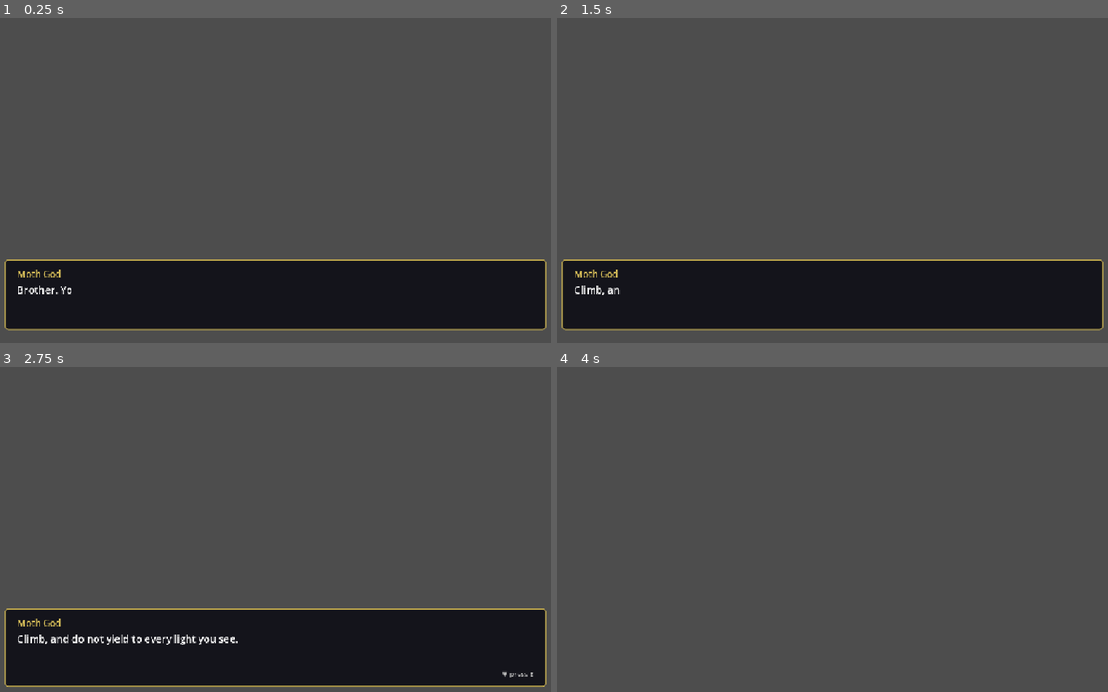
Above: before the commit, frames 1-4 (two rows, left to right).
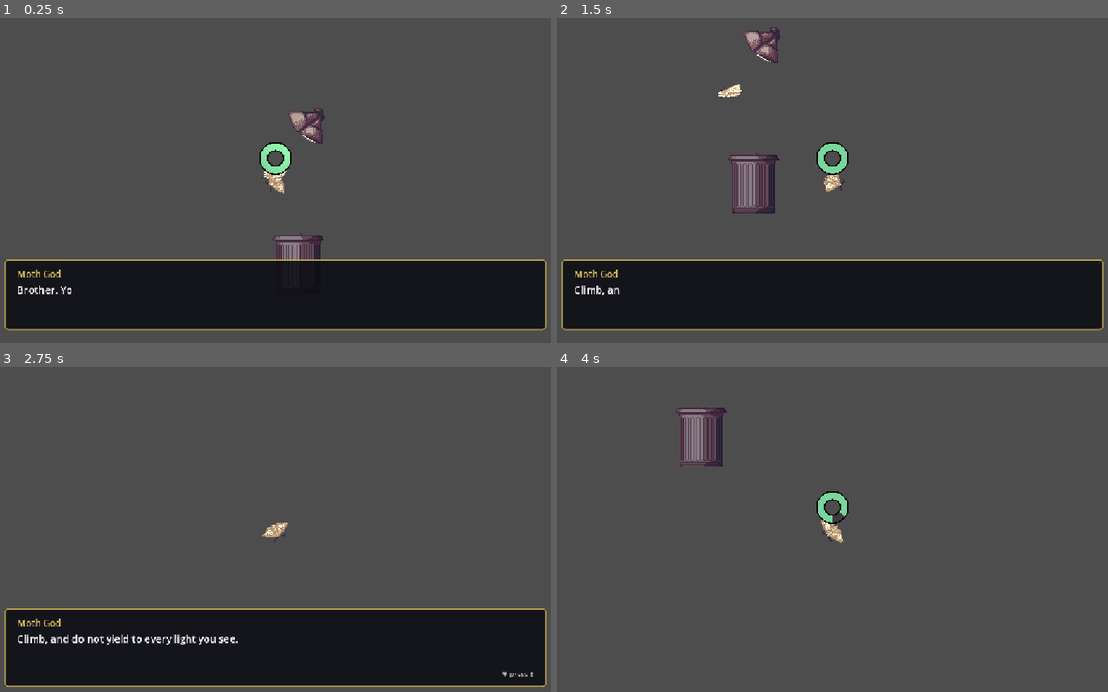
Above: after the commit, the same moments.

Repository: Vsbs14/Moth
Game: Godot game, scene res://Scenes/level.tscn
Same seed, same stepped clock (60 frames per second), same inputs: the game is played once before the commit and once after it.
Inputs:
- Up to frame 1 (0.25 s): no input
- Up to frame 2 (1.5 s): tap Enter at 0.5 s; hold D (move_right) 0.53-1.28 s; tap E (interact) at 0.6, 1.25 s; hold Down (ui_down) from 1.28 s (still down); tap Space (resist) at 1.35 s
- Up to frame 3 (2.75 s): release Down (ui_down) at 2.03 s; hold D (move_right) from 2.03 s (still down); tap Q at 2.1 s
- Up to frame 4 (4 s): tap E (interact) at 2.75, 2.85 s; release D (move_right) at 2.78 s; hold W (fly_up) 2.78-3.53 s; hold A (move_left) from 3.53 s (still down); tap Space (resist) at 3.6 s

The runs differ from the first frame. In frame 1, 1.4% of the frame differs, in the area x 47-59%, y 27-75%; in frame 2, 2.0%, in the area x 28-53%, y 2-61%; in frame 3, 0.1%; in frame 4, 1.4%.

Commit message:
Working on level design

Diff:
--- /dev/null
+++ b/moth/Lights/hangingLight.tscn
@@ -0,0 +1,35 @@
+[gd_scene format=3 uid="uid://c4d270d2p5ohw"]
+
+[ext_resource type="Script" uid="uid://qs7tnwq6f8jb" path="res://Scripts/light.gd" id="1_glnuy"]
+[ext_resource type="Texture2D" uid="uid://cs3em36ptpcsx" path="res://Assets/items_lamps_etc/various item sprites.png" id="2_drb85"]
+
+[sub_resource type="AtlasTexture" id="AtlasTexture_woe2i"]
+resource_local_to_scene = true
+atlas = ExtResource("2_drb85")
+region = Rect2(88, 64, 16, 45)
+
+[sub_resource type="AtlasTexture" id="AtlasTexture_vj8l1"]
+resource_local_to_scene = true
+atlas = ExtResource("2_drb85")
+region = Rect2(152, 64, 16, 45)
+
+[sub_resource type="AtlasTexture" id="AtlasTexture_lwe73"]
+resource_local_to_scene = true
+atlas = ExtResource("2_drb85")
+region = Rect2(152, 64, 16, 45)
+
+[sub_resource type="CircleShape2D" id="CircleShape2D_xux64"]
+radius = 24.0
+
+[node name="hangingLight" type="Area2D" unique_id=1998134927]
+scale = Vector2(2, 2)
+script = ExtResource("1_glnuy")
+lit_texture = SubResource("AtlasTexture_woe2i")
+unlit_texture = SubResource("AtlasTexture_vj8l1")
+
+[node name="Sprite2D" type="Sprite2D" parent="." unique_id=580487188]
+texture = SubResource("AtlasTexture_lwe73")
+
+[node name="CollisionShape2D" type="CollisionShape2D" parent="." unique_id=1043775034]
+position = Vector2(3, -2)
+shape = SubResource("CircleShape2D_xux64")
--- a/moth/Scenes/level.tscn
+++ b/moth/Scenes/level.tscn
@@ -1,6 +1,136 @@
 [gd_scene format=3 uid="uid://dunvdabqv1mml"]
 
 [ext_resource type="Script" uid="uid://j2ydghpc8kdx" path="res://Scripts/moth_god_intro.gd" id="1_tumq0"]
+[ext_resource type="PackedScene" uid="uid://b12me6gbxam4a" path="res://Moth/moth.tscn" id="2_k5f4k"]
+[ext_resource type="Texture2D" uid="uid://cs3em36ptpcsx" path="res://Assets/items_lamps_etc/various item sprites.png" id="3_ha31o"]
+[ext_resource type="Texture2D" uid="uid://ggy1jcejauqo" path="res://Assets/B1/B1 - Bottom.png" id="4_pa6b8"]
+[ext_resource type="Texture2D" uid="uid://chdw5stlw804e" path="res://Assets/B1/B1 - Roof Variant 2.png" id="5_crh0w"]
+[ext_resource type="Texture2D" uid="uid://c2iekcjepvklq" path="res://Assets/B1/B1 - Wall Variant 1.png" id="6_c7le1"]
+[ext_resource type="Texture2D" uid="uid://cthn7cpyhv2f7" path="res://Assets/various item sprites.png" id="6_crh0w"]
+[ext_resource type="Texture2D" uid="uid://btep244fu4ihu" path="res://Assets/B1/B1 - Wall Variant 2.png" id="7_2klc5"]
+[ext_resource type="Texture2D" uid="uid://ue4yxe76gcnp" path="res://Assets/B1/B1 - Wall Variant 3.png" id="8_nngtn"]
+[ext_resource type="Texture2D" uid="uid://q4720iisrf66" path="res://Assets/B1/B1 - Window Variant 1.png" id="9_vofx3"]
+[ext_resource type="Texture2D" uid="uid://cbik1nuq2o13l" path="res://Assets/B1/B1 - Window Variant 2.png" id="10_00k4y"]
+[ext_resource type="Texture2D" uid="uid://bphu0swwypum0" path="res://Assets/B1/B1 - Roof Variant 1.png" id="11_3a44l"]
+[ext_resource type="PackedScene" uid="uid://cgqjw725q6g8k" path="res://Lights/light.tscn" id="12_0cmrb"]
+[ext_resource type="Texture2D" uid="uid://bepckm7a7fxkn" path="res://Moth/Moth Side.png" id="13_pa6b8"]
+[ext_resource type="PackedScene" uid="uid://c4d270d2p5ohw" path="res://Lights/hangingLight.tscn" id="15_c7le1"]
+
+[sub_resource type="TileSetAtlasSource" id="TileSetAtlasSource_pnhnk"]
+resource_name = "TrashCan"
+texture = ExtResource("3_ha31o")
+8:12/size_in_atlas = Vector2i(4, 4)
+8:12/0 = 0
+
+[sub_resource type="TileSetAtlasSource" id="TileSetAtlasSource_24uko"]
+texture = ExtResource("4_pa6b8")
+0:0/size_in_atlas = Vector2i(4, 4)
+0:0/0 = 0
+
+[sub_resource type="TileSetAtlasSource" id="TileSetAtlasSource_gf56v"]
+texture = ExtResource("5_crh0w")
+0:0/size_in_atlas = Vector2i(4, 4)
+0:0/0 = 0
+
+[sub_resource type="TileSetAtlasSource" id="TileSetAtlasSource_c7le1"]
+resource_name = "Wire"
+texture = ExtResource("6_crh0w")
+1:4/size_in_atlas = Vector2i(2, 4)
+1:4/0 = 0
+
+[sub_resource type="TileSetAtlasSource" id="TileSetAtlasSource_6y3s5"]
+texture = ExtResource("6_c7le1")
+0:0/size_in_atlas = Vector2i(4, 4)
+0:0/0 = 0
+
+[sub_resource type="TileSetAtlasSource" id="TileSetAtlasSource_u0did"]
+texture = ExtResource("7_2klc5")
+0:0/size_in_atlas = Vector2i(4, 4)
+0:0/0 = 0
+
+[sub_resource type="TileSetAtlasSource" id="TileSetAtlasSource_53r2q"]
+texture = ExtResource("8_nngtn")
+0:0/size_in_atlas = Vector2i(4, 4)
+0:0/0 = 0
+
+[sub_resource type="TileSetAtlasSource" id="TileSetAtlasSource_luodc"]
+texture = ExtResource("9_vofx3")
+0:0/size_in_atlas = Vector2i(4, 4)
+0:0/0 = 0
+
+[sub_resource type="TileSetAtlasSource" id="TileSetAtlasSource_1cgv8"]
+texture = ExtResource("10_00k4y")
+0:0/size_in_atlas = Vector2i(4, 4)
+0:0/0 = 0
+
+[sub_resource type="TileSetAtlasSource" id="TileSetAtlasSource_hcs0j"]
+resource_name = "Trash"
+texture = ExtResource("3_ha31o")
+8:12/size_in_atlas = Vector2i(4, 4)
+8:12/0 = 0
+
+[sub_resource type="TileSetAtlasSource" id="TileSetAtlasSource_t205d"]
+texture = ExtResource("11_3a44l")
+0:0/size_in_atlas = Vector2i(4, 4)
+0:0/0 = 0
+
+[sub_resource type="TileSet" id="TileSet_x7fyg"]
+tile_size = Vector2i(64, 64)
+sources/0 = SubResource("TileSetAtlasSource_pnhnk")
+sources/1 = SubResource("TileSetAtlasSource_24uko")
+sources/2 = SubResource("TileSetAtlasSource_6y3s5")
+sources/3 = SubResource("TileSetAtlasSource_u0did")
+sources/4 = SubResource("TileSetAtlasSource_53r2q")
+sources/6 = SubResource("TileSetAtlasSource_luodc")
+sources/7 = SubResource("TileSetAtlasSource_1cgv8")
+sources/8 = SubResource("TileSetAtlasSource_hcs0j")
+sources/9 = SubResource("TileSetAtlasSource_t205d")
+sources/10 = SubResource("TileSetAtlasSource_gf56v")
+sources/11 = SubResource("TileSetAtlasSource_c7le1")
+
+[sub_resource type="AtlasTexture" id="AtlasTexture_c7le1"]
+resource_local_to_scene = true
+atlas = ExtResource("3_ha31o")
+region = Rect2(333, 75, 36, 35)
+
+[sub_resource type="AtlasTexture" id="AtlasTexture_2klc5"]
+resource_local_to_scene = true
+atlas = ExtResource("3_ha31o")
+region = Rect2(336, 11, 36, 35)
+
+[sub_resource type="AtlasTexture" id="AtlasTexture_nngtn"]
+resource_local_to_scene = true
+atlas = ExtResource("3_ha31o")
+region = Rect2(88, 64, 16, 45)
+
+[sub_resource type="AtlasTexture" id="AtlasTexture_vofx3"]
+resource_local_to_scene = true
+atlas = ExtResource("3_ha31o")
+region = Rect2(152, 64, 16, 45)
 
 [node name="Level" type="Node2D" unique_id=804192344]
 script = ExtResource("1_tumq0")
+
+[node name="Moth" parent="." unique_id=2137123087 instance=ExtResource("2_k5f4k")]
+position = Vector2(1425, 1156)
+
+[node name="TileMapLayer" type="TileMapLayer" parent="." unique_id=146111206]
+scale = Vector2(2, 2)
+tile_map_data = PackedByteArray(0, 0, 11, 0, 10, 0, 8, 0, 8, 0, 12, 0, 0, 0)
+tile_set = SubResource("TileSet_x7fyg")
+
+[node name="Light" parent="." unique_id=1998134927 instance=ExtResource("12_0cmrb")]
+position = Vector2(1487, 1071)
+scale = Vector2(2, 2)
+lit_texture = SubResource("AtlasTexture_c7le1")
+unlit_texture = SubResource("AtlasTexture_2klc5")
+
+[node name="Sprite2D" type="Sprite2D" parent="." unique_id=479289181]
+position = Vector2(1422, 1166)
+scale = Vector2(0.8, 0.8)
+texture = ExtResource("13_pa6b8")
+
+[node name="hangingLight" parent="." unique_id=1403647612 instance=ExtResource("15_c7le1")]
+position = Vector2(1232, 605)
+lit_texture = SubResource("AtlasTexture_nngtn")
+unlit_texture = SubResource("AtlasTexture_vofx3")
Binary file added: moth/Moth/Moth Side.png
Not shown, added: moth/Moth/Moth Side.png.import
